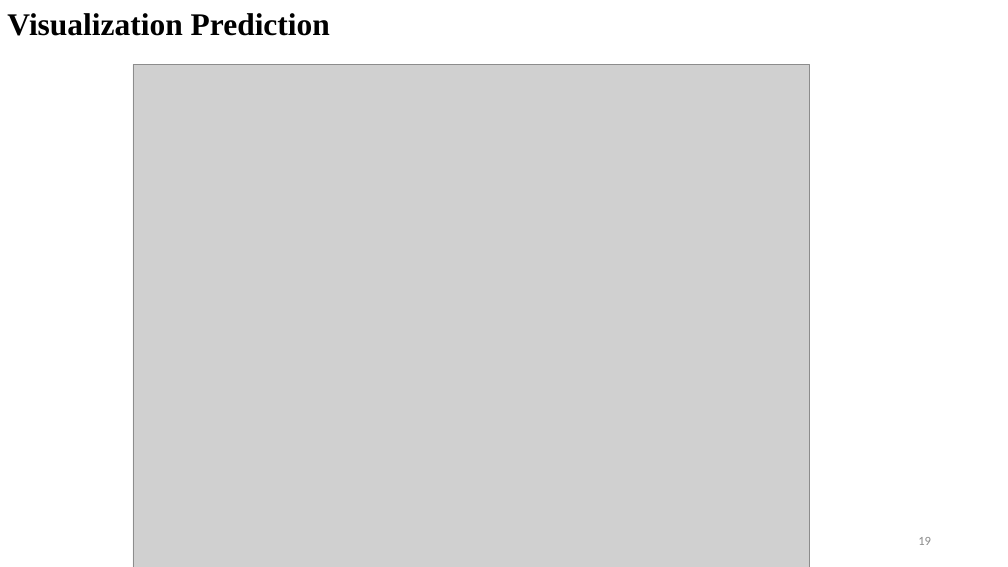
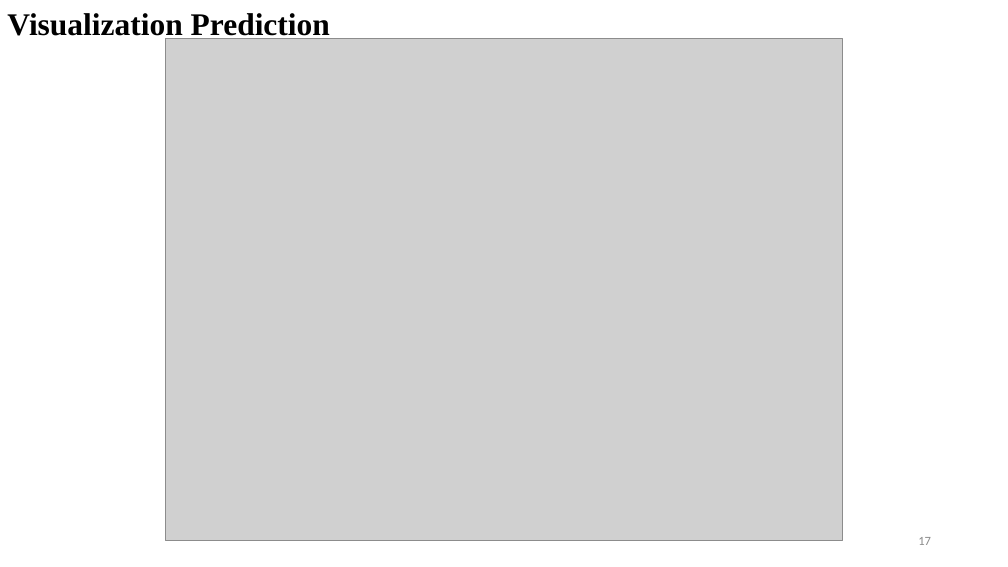
Before and after one commit to quocdunglxag123/Project-DM-Nhom10, a slide deck: slide 17 of Nhom10-report.pptx (slide 19 before the commit). Drawn at 1008x567 pixels with LibreOffice and Linux fonts; fonts in the diff are those of the drawing; grey boxes stand for pictures. Boxes give left, top, right and bottom in pixels: in the first picture for what was removed or moved away, otherwise in the second. Text is boxed around its words. In the diff, an @@ line names an element or a change of style, - is before the commit and + after.

```diff
--- a/Nhom10-report.pptx
+++ b/Nhom10-report.pptx
@@ picture: place and size @@
-picture at [133,64,810,567]
+picture at [166,38,842,541]
@@ page number at [918,537,931,545]: text changed @@
-19
+17
```
Also in this commit, not shown: 6 other slides changed, 2 slides removed, 2 other files.
